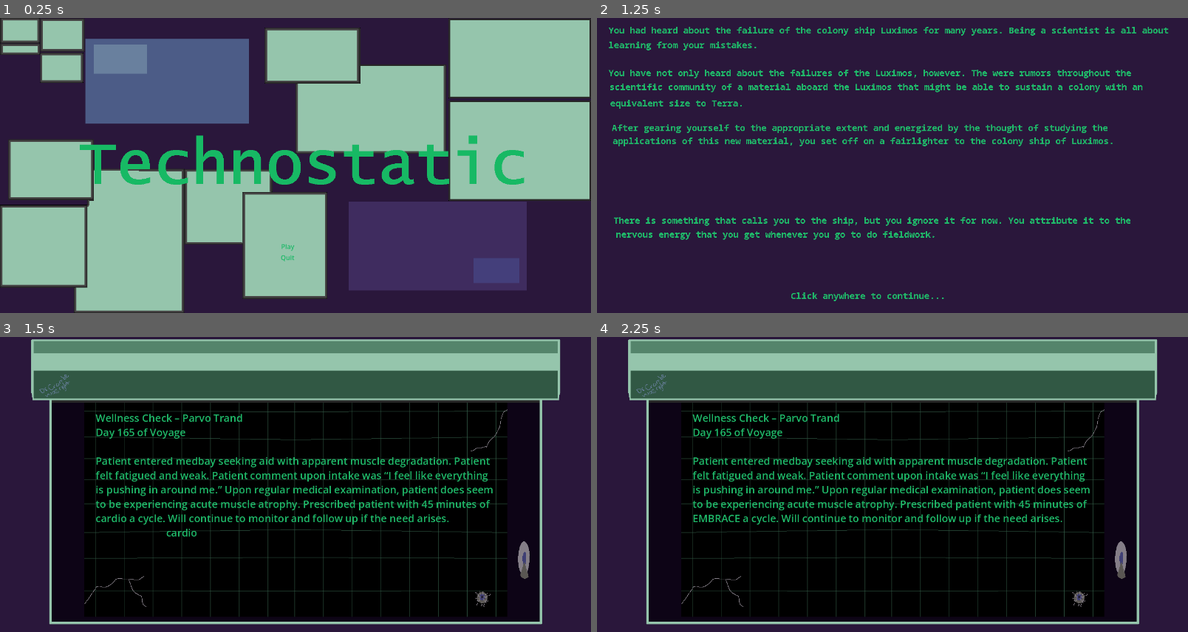
Above: before the commit, frames 1-4 (two rows, left to right).
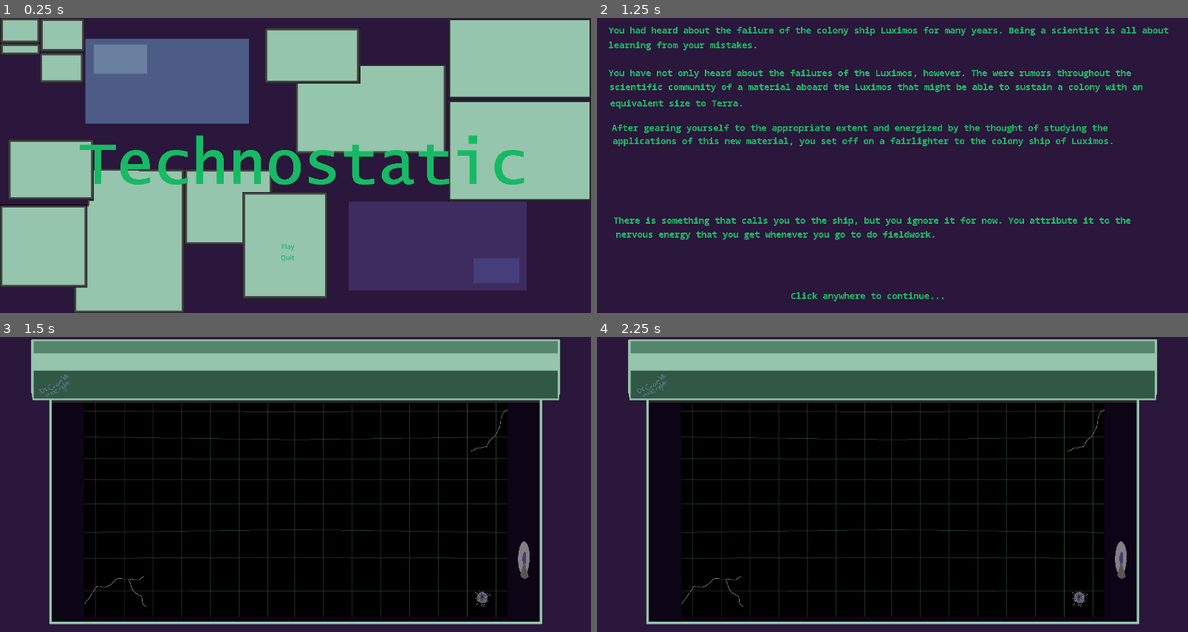
Above: after the commit, the same moments.

Repository: carprulez/technostatic
Game: Godot game, scene res://scenes/menu.tscn
The game is run twice, just before and just after one commit, with the same random seed, the same clock (stepped at 60 frames per second) and the same inputs.
Inputs (mouse positions are in pixels of both pictures, inside the frame that each line leads up to):
- Up to frame 1 (0.25 s): no input
- Up to frame 2 (1.25 s): click "Play" at 0.5 s
- Up to frame 3 (1.5 s): click (295, 484) at 1.25 s
- Up to frame 4 (2.25 s): click (780, 531) at 2 s, where only the run before the commit has a clickable "cardio"

Frames 1-2 are identical in both runs. In frame 3, 4.4% of the frame differs, in the area x 16-84%, y 26-68%; in frame 4, 4.4%, in the area x 16-84%, y 26-64%.

Commit message:
puzzle 1 finished

Diff:
--- a/scenes/terminal.tscn
+++ b/scenes/terminal.tscn
@@ -140,8 +140,67 @@
 theme = ExtResource("5_2u1pf")
 text = "cardio"
 
+[node name="ClimConFever" type="RichTextLabel" parent="." unique_id=1935062989]
+layout_mode = 0
+offset_left = 233.0
+offset_top = 180.0
+offset_right = 1211.0
+offset_bottom = 539.0
+theme = ExtResource("4_4vtf0")
+text = "Wellness Check - Dawn Varren
+Day 322 of Voyage
+
+Patient entered medbay looking pale and heavily perspirating. Patient reported symptoms similar to the common influenza virus that was eradicated decades ago. Patient commented that “the air smelled different from normal.” Alerting maintenance that a climate control issue has occurred in the habitation pods. Prescribed patient an anitbiotic and 3 days of self-quarantine. Set up meals for patient to receive correct nutrients to dissuade any bacteria from spreading in the body.
+"
+
+[node name="AnButton" type="Button" parent="ClimConFever" unique_id=1001032256]
+layout_mode = 0
+offset_left = 282.0
+offset_top = 280.0
+offset_right = 318.0
+offset_bottom = 315.0
+theme = ExtResource("5_2u1pf")
+text = "an"
+
+[node name="CarbMonoPoison" type="RichTextLabel" parent="." unique_id=1274896487]
+layout_mode = 0
+offset_left = 233.0
+offset_top = 180.0
+offset_right = 1211.0
+offset_bottom = 539.0
+theme = ExtResource("4_4vtf0")
+text = "Wellness Check - Landon Whitlock
+Day 502 of Voyage
+
+Patient was rushed into medbay by medical personnel. Patient was reported to have been hallucinating. Bystanders and medical personnel heard patient mumbling about “the Long Burrower in the rock.” Final diagnosis was decided to be carbon monoxide poisoning. Maintenance has been alerted to the issue. We are hoping that the climate control issues that have been arising do not effect anymore of the colonists.
+"
+
+[node name="ColonistsButton" type="Button" parent="CarbMonoPoison" unique_id=500472125]
+layout_mode = 0
+offset_left = 390.0
+offset_top = 315.0
+offset_right = 525.0
+offset_bottom = 350.0
+theme = ExtResource("5_2u1pf")
+text = "colonists"
+
+[node name="ReturnButton" type="Button" parent="." unique_id=843168929]
+layout_mode = 0
+offset_left = 652.0
+offset_top = 569.0
+offset_right = 788.0
+offset_bottom = 592.0
+theme = ExtResource("5_2u1pf")
+text = "RETURN"
+
 [connection signal="text_submitted" from="LineEdit" to="." method="_on_line_edit_text_submitted"]
 [connection signal="pressed" from="OnSwitch" to="." method="_on_button_pressed"]
 [connection signal="pressed" from="StaticText/TextureButton" to="." method="_on_texture_button_pressed"]
 [connection signal="pressed" from="Puzzle/File1" to="." method="_on_file_1_pressed"]
+[connection signal="pressed" from="Puzzle/File2" to="." method="_on_file_2_pressed"]
+[connection signal="pressed" from="Puzzle/File3" to="." method="_on_file_3_pressed"]
+[connection signal="pressed" from="Puzzle/File4" to="." method="_on_file_4_pressed"]
 [connection signal="pressed" from="GravityAtrophy/CardioButton" to="." method="_on_cardio_button_pressed"]
+[connection signal="pressed" from="ClimConFever/AnButton" to="." method="_on_an_button_pressed"]
+[connection signal="pressed" from="CarbMonoPoison/ColonistsButton" to="." method="_on_colonists_button_pressed"]
+[connection signal="pressed" from="ReturnButton" to="." method="_on_return_button_pressed"]
--- a/scripts/terminalBody.gd
+++ b/scripts/terminalBody.gd
@@ -3,6 +3,7 @@
 @onready var user_input = $LineEdit
 @onready var overlay = $TerminalOverlay
 var newOverlay = load("res://assets/ui/terminalOverlay2.png")
+
 
 # Called when the node enters the scene tree for the first time.
 func _ready() -> void:
@@ -10,6 +11,11 @@
 	user_input.editable = false
 	$StaticText.visible = false
 	$FlavorText.visible = false
+	$GravityAtrophy.visible = false
+	$ClimConFever.visible = false
+	$CarbMonoPoison.visible = false
+	$ReturnButton.visible = false
+	$Puzzle/File4.visible = false
 
 
 # Called every frame. 'delta' is the elapsed time since the previous frame.
@@ -28,6 +34,8 @@
 	if new_text == "cambre":
 		$StaticText.visible = false
 		$Puzzle.visible = true
+	if new_text == "EMBRACE THE WHOLE":
+		$Puzzle/File4.visible = true
 	user_input.clear()
 
 
@@ -37,7 +45,8 @@
 
 func _on_file_1_pressed() -> void:
 	$Puzzle.visible = false
-	$Puzzle/File1/GravityAtrophy.visible = true
+	$GravityAtrophy.visible = true
+	$ReturnButton.visible = true
 
 
 func _on_cardio_button_pressed() -> void:
@@ -46,3 +55,48 @@
 
 Patient entered medbay seeking aid with apparent muscle degradation. Patient felt fatigued and weak. Patient comment up …(271 unchanged characters)…
 	$GravityAtrophy/CardioButton.visible = false
+
+
+func _on_file_2_pressed() -> void:
+	$Puzzle.visible = false
+	$ClimConFever.visible = true
+	$ReturnButton.visible = true
+
+
+func _on_an_button_pressed() -> void:
+	$ClimConFever.text = "Wellness Check - Dawn Varren
+Day 322 of Voyage
+
+Patient entered medbay looking pale and heavily perspirating. Patient reported symptoms similar to the common influenza virus that was eradicated decades ago. Patient commented that “the air smelled different from normal.” Alerting maintenance that a climate control issue has occurred in the habitation pods. Prescribed patient THE anitbiotic and 3 days of self-quarantine. Set up meals for patient to receive correct nutrients to dissuade any bacteria from spreading in the body.
+"
+	$GravityAtrophy/CardioButton.visible = false
+
+
+func _on_file_3_pressed() -> void:
+	$Puzzle.visible = false
+	$CarbMonoPoison.visible = true
+	$ReturnButton.visible = true
+
+
+func _on_colonists_button_pressed() -> void:
+	$CarbMonoPoison.text = "Wellness Check - Landon Whitlock
+Day 502 of Voyage
+
+Patient was rushed into medbay by medical personnel. Patient was reported to have been hallucinating. Bystanders and medical personnel heard patient mumbling about “the Long Burrower in the rock.” Final diagnosis was decided to be carbon monoxide poisoning. Maintenance has been alerted to the issue. We are hoping that the climate control issues that have been arising do not effect anymore of the WHOLE.
+"
+	$CarbMonoPoison/ColonistsButton.visible = false
+
+
+func _on_return_button_pressed() -> void:
+	$ReturnButton.visible = false
+	$GravityAtrophy.visible = false
+	$ClimConFever.visible = false
+	$CarbMonoPoison.visible = false
+	$Puzzle.visible = true
+
+
+func _on_file_4_pressed() -> void:
+	$Puzzle.visible = false
+	$StaticText.text = "COME JOIN OUR ETERNAL EMBRACE"
+	$StaticText/TextureButton.visible = false
+	$StaticText.visible = true
